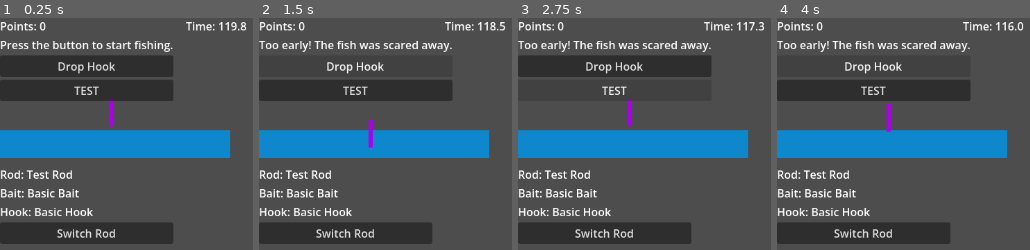
Above: before the commit, frames 1-4 (left to right).
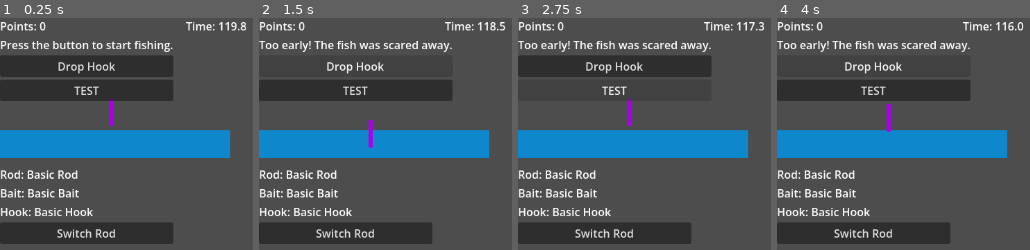
Above: after the commit, the same moments.

Repository: fehudma/godot_projects
Game: Godot game, scene res://Scenes/Main.tscn
Two runs of this game, one before a commit and one after it. Both use one fixed random seed, a clock stepped at 60 frames per second and the inputs below.
Inputs:
- Up to frame 1 (0.25 s): no input
- Up to frame 2 (1.5 s): click "Drop Hook" at 0.5 s; click "Waiting for a fish..." at 1.25 s
- Up to frame 3 (2.75 s): click "TEST" at 2 s
- Up to frame 4 (4 s): click "Drop Hook" at 2.75 s; click "Waiting for a fish..." at 3.5 s

The runs differ from the first frame. In frame 1, 0.5% of the frame differs, in the area x 10-31%, y 65-70%; in frame 2, 0.5%; in frame 3, 0.5%; in frame 4, 0.5%.

Commit message:
Added Tracking of the selected rod as an index

Diff:
--- a/Scenes/main.gd
+++ b/Scenes/main.gd
@@ -84,6 +84,7 @@
 }
 
 var owned_rods: Array[Dictionary] = []
+var selected_rod_index: int = 0
 var owned_baits: Array[Dictionary] = []
 var owned_hooks: Array[Dictionary] = []
 
@@ -140,7 +141,7 @@
 
 #
 func initialize_equipment() -> void:
-	equipped_rod = basic_rod
+	equipped_rod = owned_rods[selected_rod_index]
 	equipped_bait = basic_bait
 	equipped_hook = basic_hook
 	update_equipment_labels()
@@ -159,8 +160,6 @@
 	initialize_equipment()
 
 	update_equipment_labels()
-
-	equip_rod(owned_rods[1])
 
 	session_timer.start()
 
